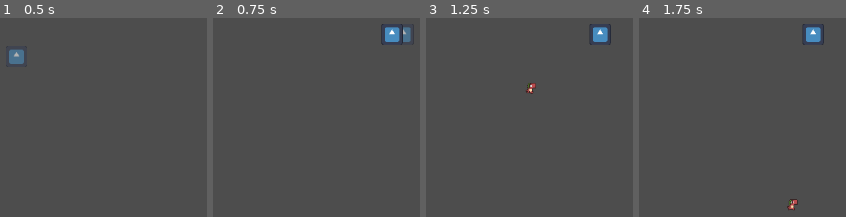
Above: before the commit, frames 1-4 (left to right).
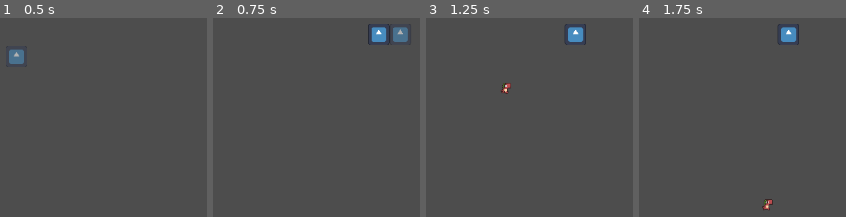
Above: after the commit, the same moments.

Repository: Chvrd0/Tricontinental-CC5408
Game: Godot game, scene res://Levels/Node/BaseLevel.tscn
Same seed, same stepped clock (60 frames per second), same inputs: the game is played once before the commit and once after it. This scene is started directly instead of the project's main scene. The engine's default icon, where the game draws it, is replaced by a stand-in: a white triangle on a blue panel in a dark square.
Inputs (mouse positions are in pixels of both pictures, inside the frame that each line leads up to):
- Up to frame 1 (0.5 s): no input
- Up to frame 2 (0.75 s): tap Enter at 0.5 s; move the mouse to (405, 33) at 0.52 s; hold D (move_right) from 0.53 s (still down); click (405, 33) at 0.6 s
- Up to frame 3 (1.25 s): keep holding D (move_right); tap Space (jump) at 0.77 s
- Up to frame 4 (1.75 s): keep holding D (move_right); tap Space (jump) at 1.25, 1.52 s; move the mouse to (outside the picture) at 1.27 s; tap P (portal) at 1.35 s

Frame 1 is identical in both runs. In frame 2, 1.3% of the frame differs, in the area x 74-96%, y 3-14%; in frame 3, 1.7%; in frame 4, 1.7%, in the area x 59-90%, y 3-97%.

Commit message:
Feat: Previsualizacion de los portales y movimiento de camara

Diff:
--- a/portales/Levels/Scripts/base_level.gd
+++ b/portales/Levels/Scripts/base_level.gd
@@ -8,7 +8,7 @@
 @onready var camera: CharacterBody2D = $Camera
 @onready var portal_fantasma: Node2D = $PortalFantasma
 
-@export var max_speed = 140
+@export var max_speed = 1000
 @export var acceleration = 2000
 
 var preparacion1: bool = true
